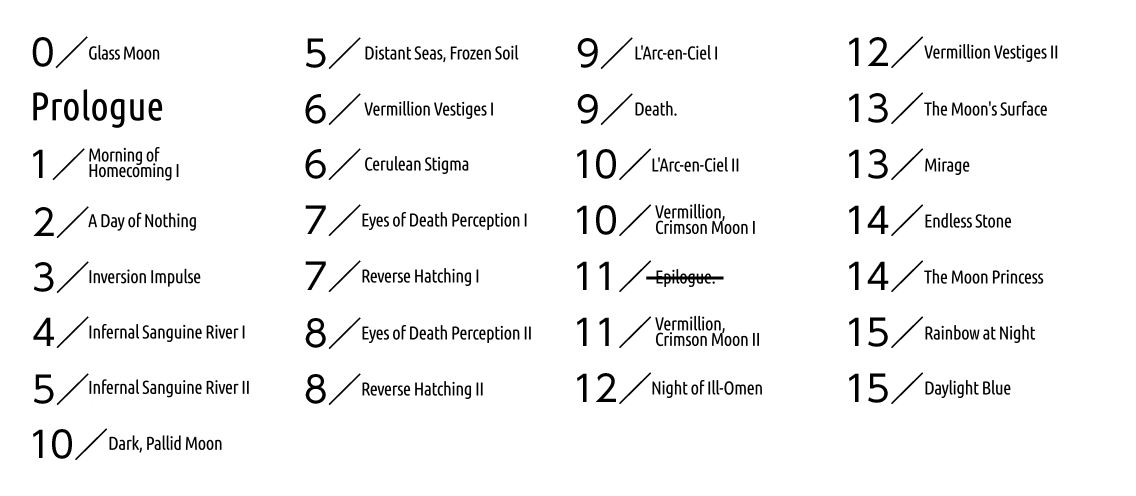
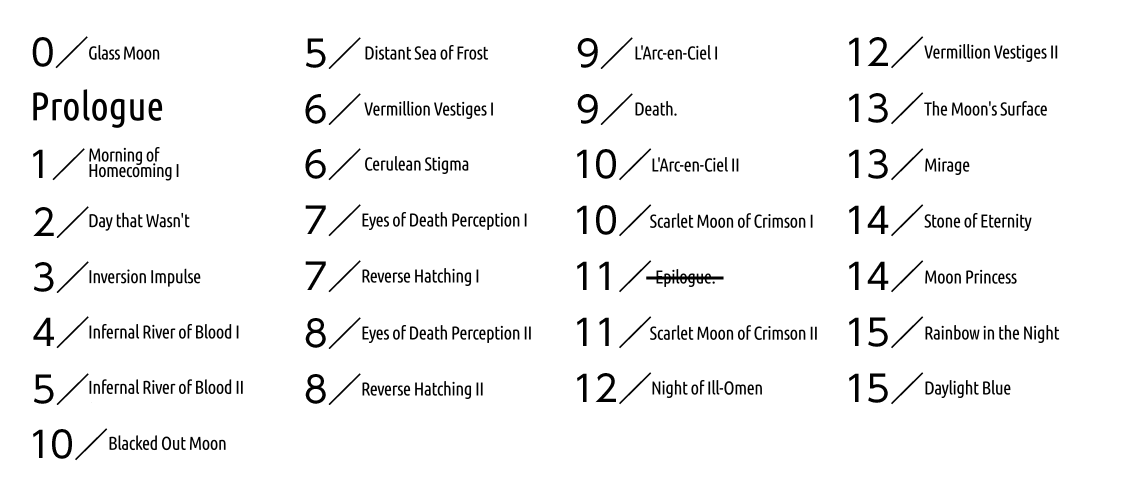
Two versions of the same layered image (1136x496). Layer-by-layer changes:
painted on "background" over (x1=88, y1=45, x2=1060, y2=453)
